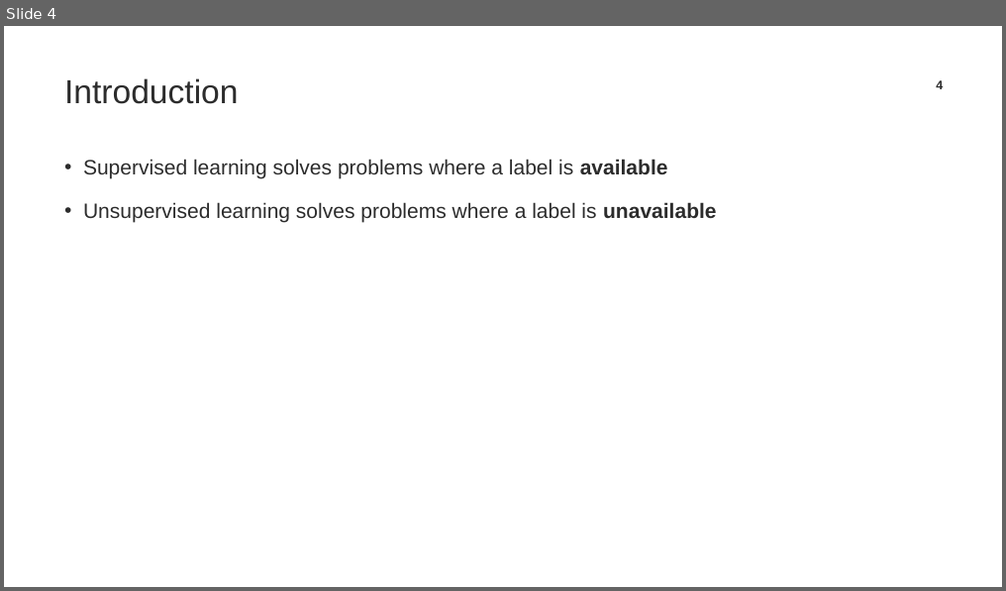
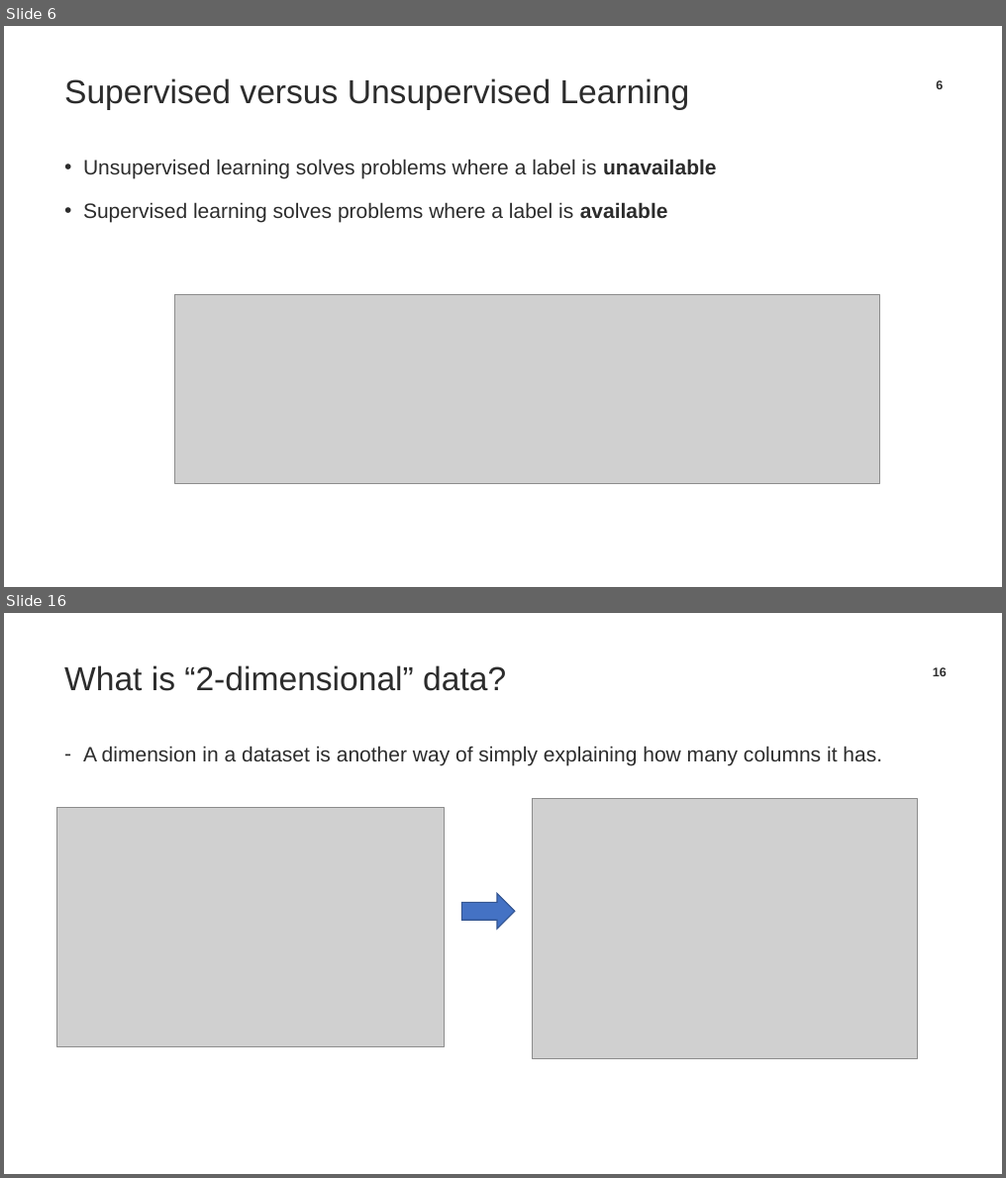
Before and after one commit to TrainingByPackt/Applied-Unsupervised-Learning-with-Python, a slide deck: CH1/Chapter1_PPT.pptx. Shown one above the other, each under a label of ours: slide 4 before the commit, slides 6 and 16 after it; the slides between them are not shown. The pictures are 1006x591 and 1006x1178 pixels, drawn with LibreOffice and Linux fonts; fonts in the diff are those of the drawing; grey boxes stand for pictures; background and template pictures are left out. Boxes give left, top, right and bottom in pixels: in the first picture for what was removed or moved away, otherwise in the second. Text is boxed around its words. In the diff, an @@ line names an element or a change of style, - is before the commit and + after.

```diff
--- a/CH1/Chapter1_PPT.pptx
+++ b/CH1/Chapter1_PPT.pptx
@@ slide 16 added at (4, 613, 1002, 1174), background #FFFFFF @@
@@ title added at (64, 665, 506, 691), 32 pt, text #2C2C2C @@
+What is “2-dimensional” data?
@@ page number added at (933, 667, 946, 676), 12 pt, text #2C2C2C, bold @@
+16
@@ text added at (83, 746, 882, 766), 20 pt, text #2C2C2C @@
+– A dimension in a dataset is another way of simply explaining how many columns it has.
@@ picture added at (57, 808, 445, 1048) @@
@@ picture added at (533, 799, 918, 1059) @@
@@ right arrow added at (462, 894, 515, 929), fill #4472C4, outline #325491 1 pt @@
@@ what was slide 4 is now slide 6 @@
@@ slide 6 changed as well @@
@@ title at (64, 78, 690, 110): text changed @@
-Introduction
+Supervised versus Unsupervised Learning
@@ page number at (936, 80, 943, 89): text changed @@
-4
+6
@@ text at (83, 159, 716, 179): paragraph added @@
+• Unsupervised learning solves problems where a label is unavailable
@@ text at (83, 202, 716, 223): paragraph removed @@
-• Unsupervised learning solves problems where a label is unavailable
@@ picture added at (174, 294, 880, 483) @@
```
Also in this commit, not shown: 10 other slides changed, 21 other slides added, 45 slides removed, 1 other file.
